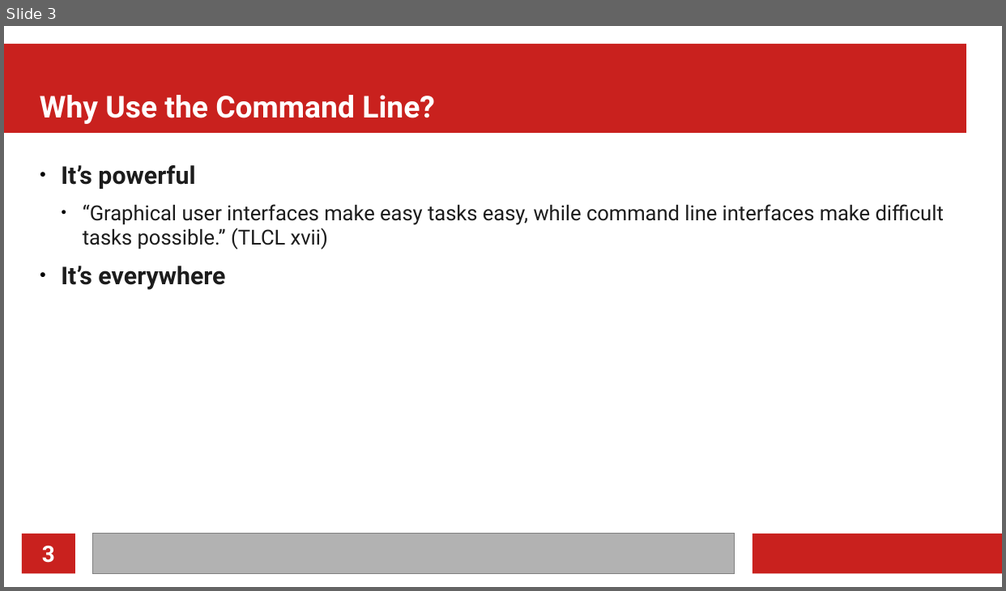
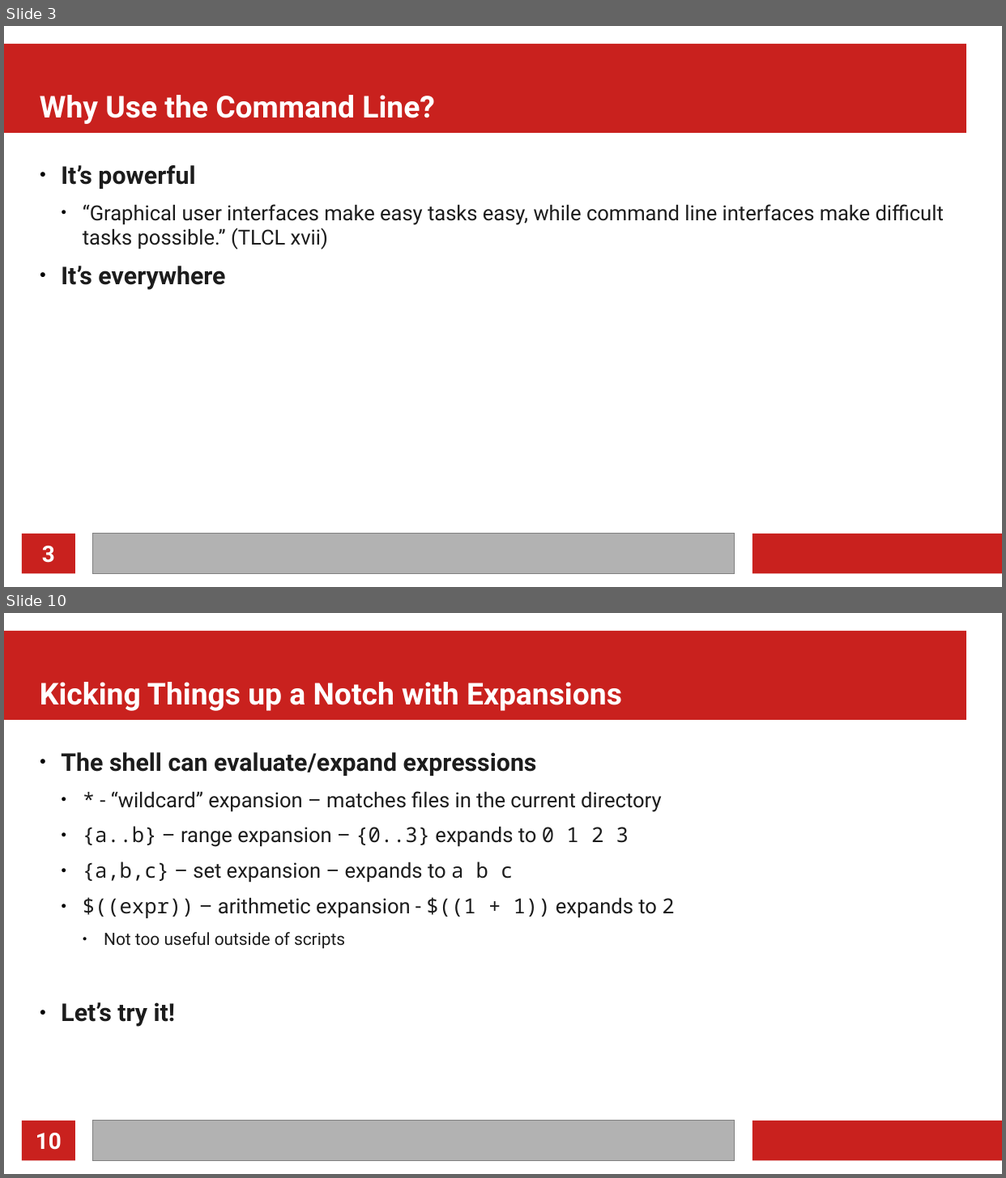
Before and after one commit to MarkusG/UCI-Slides, a slide deck: CLI.odp. Shown one above the other, each under a label of ours: slide 3 before the commit, slides 3 and 10 after it; the slides between them are not shown. The pictures are 1006x591 and 1006x1178 pixels, drawn with LibreOffice and Linux fonts; fonts in the diff are those of the drawing. Boxes give left, top, right and bottom in pixels: in the first picture for what was removed or moved away, otherwise in the second. Text is boxed around its words. In the diff, an @@ line names an element or a change of style, - is before the commit and + after.

```diff
--- a/CLI.odp
+++ b/CLI.odp
@@ slide 10 added at box(4, 613, 1002, 1174), background #FFFFFF; not listed: 4 template elements that a slide beside it also shows @@
@@ title added at box(40, 682, 622, 711), 24 pt, text #FFFFFF, bold @@
+Kicking Things up a Notch with Expansions
@@ text added at box(61, 752, 674, 1027), 16.5 pt, text #1C1C1C @@
+● The shell can evaluate/expand expressions
+  ● * - “wildcard” expansion – matches files in the current directory
+  ● {a..b} – range expansion – {0..3} expands to 0 1 2 3
+  ● {a,b,c} – set expansion – expands to a b c
+  ● $((expr)) – arithmetic expansion - $((1 + 1)) expands to 2
+    ● Not too useful outside of scripts
+● Let’s try it!
@@ page number added at box(36, 1133, 62, 1150), 18 pt, text #FFFFFF, bold @@
+10
```
Also in this commit, not shown: 4 slides changed, 5 other slides added, 1 other file.
